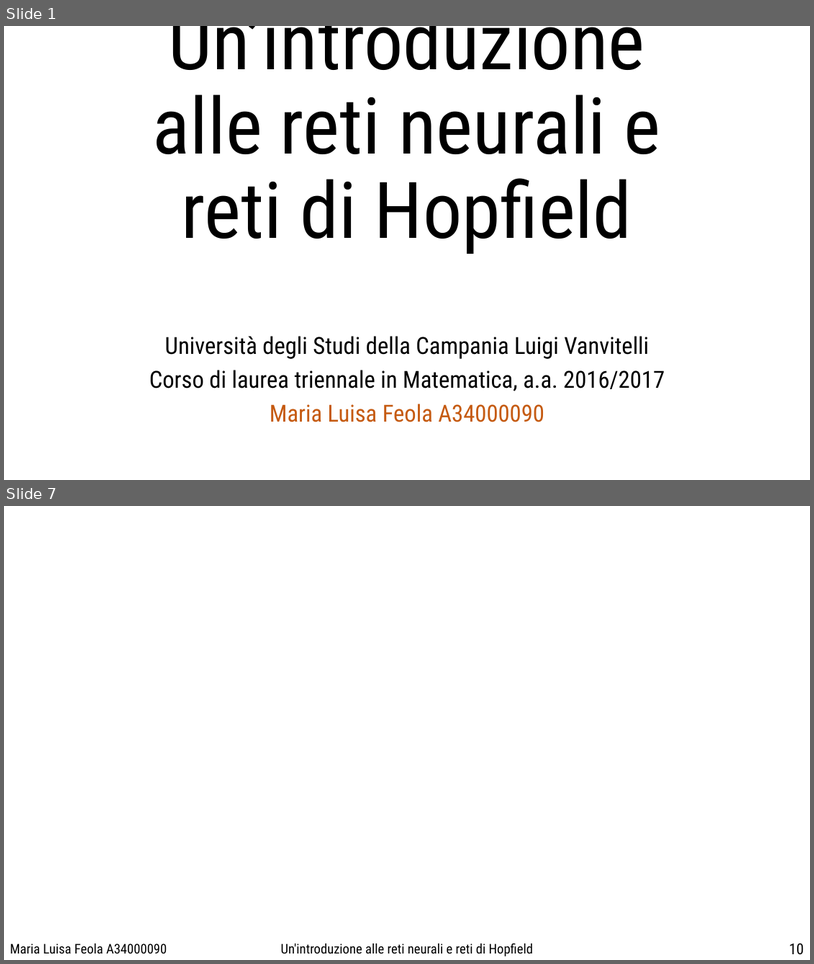
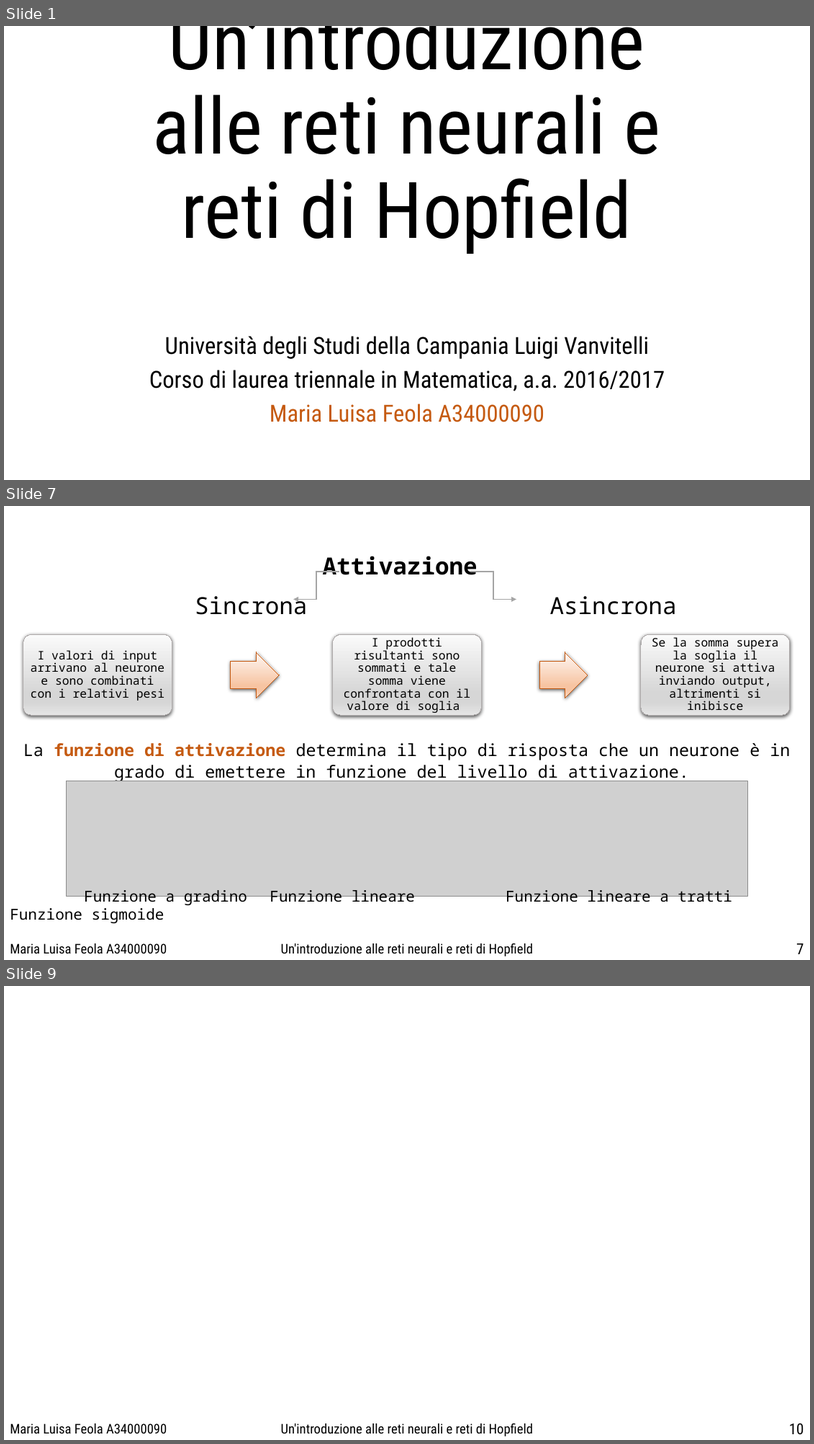
Before and after one commit to Misalf/tesi-nuovo, a slide deck: POWER POINT/PresentazionePowerPoint.pptx. Shown one above the other, each under a label of ours: slides 1 and 7 before the commit, slides 1, 7 and 9 after it; the slides between them are not shown. The pictures are 814x964 and 814x1444 pixels, drawn with LibreOffice and Linux fonts; fonts in the diff are those of the drawing; grey boxes stand for pictures; background and template pictures are left out. Boxes give left, top, right and bottom in pixels: in the first picture for what was removed or moved away, otherwise in the second. Text is boxed around its words. In the diff, an @@ line names an element or a change of style, - is before the commit and + after.

```diff
--- a/POWER POINT/PresentazionePowerPoint.pptx
+++ b/POWER POINT/PresentazionePowerPoint.pptx
@@ slide 7 added at <box>4,506,810,960</box>, background picture (left out) @@
@@ text added at <box>323,556,478,575</box>, 28 pt, text #000000, bold @@
+Attivazione
@@ elbow arrow added from (340, 572) to (293, 599), #A5A5A5 1.5 pt @@
@@ elbow arrow added from (471, 572) to (517, 599), #A5A5A5 1.5 pt @@
@@ text added at <box>195,596,677,615</box>, 28 pt, text #000000 @@
+Sincrona Asincrona
@@ group added at <box>23,634,790,715</box>: 3 rounded rectangles, 3 texts, 2 right arrows @@
+I valori di input arrivano al neurone e sono combinati con i relativi pesi
+I prodotti risultanti sono sommati e tale somma viene confrontata con il valore di soglia
+Se la somma supera la soglia il neurone si attiva inviando output, altrimenti si inibisce
@@ text added at <box>23,743,790,782</box>, 20 pt, text #000000 @@
+La funzione di attivazione determina il tipo di risposta che un neurone è in grado di emettere in funzione del livello di attivazione.
@@ picture added at <box>67,781,748,896</box> @@
@@ text added at <box>84,890,733,906</box>, 18 pt, text #000000 @@
+Funzione a gradino Funzione lineare Funzione lineare a tratti Funzione sigmoide
@@ text added at <box>10,943,167,954</box>, 16 pt, text #000000 @@
+Maria Luisa Feola A34000090
@@ text added at <box>281,943,533,956</box>, 16 pt, text #000000 @@
+Un'introduzione alle reti neurali e reti di Hopfield
@@ text added at <box>797,943,804,954</box>, 18 pt, text #000000 @@
+7
@@ what was slide 7 is now slide 9 @@
```
Also in this commit, not shown: 5 slides changed, 1 other slide added, 19 other files.
